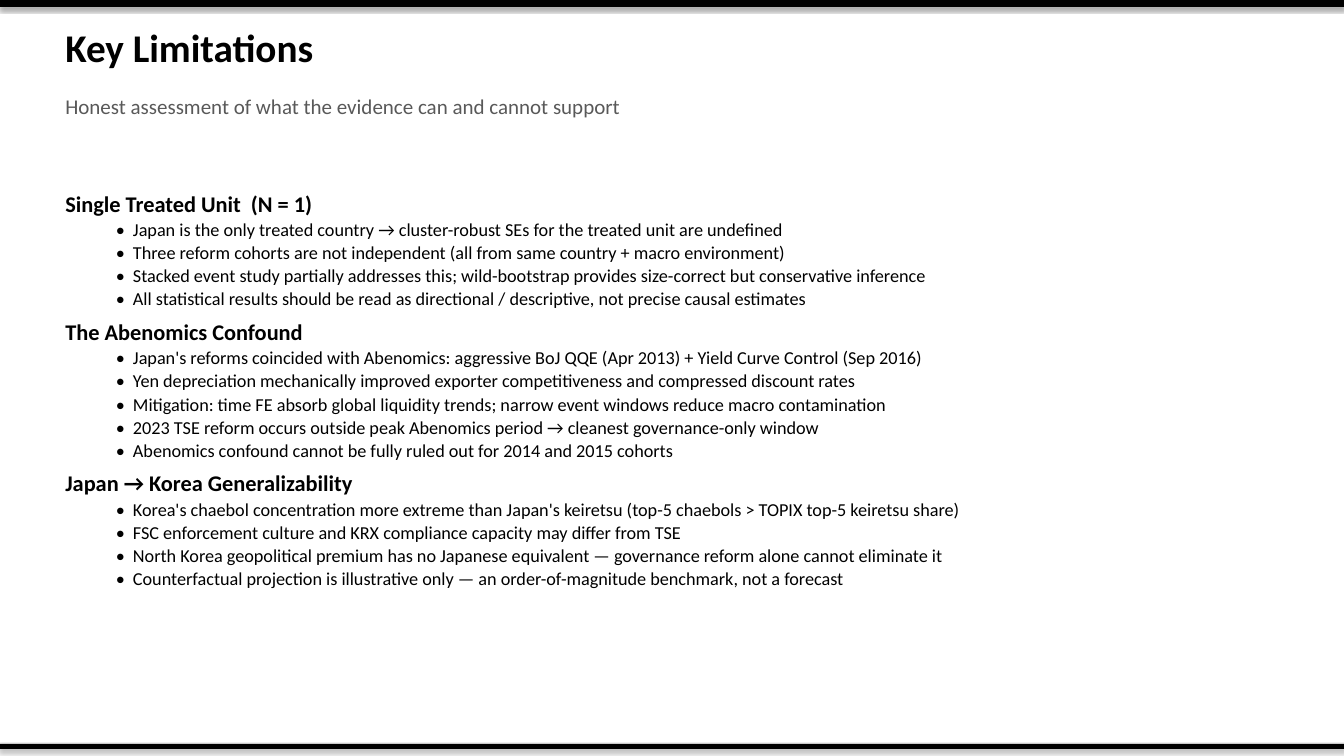
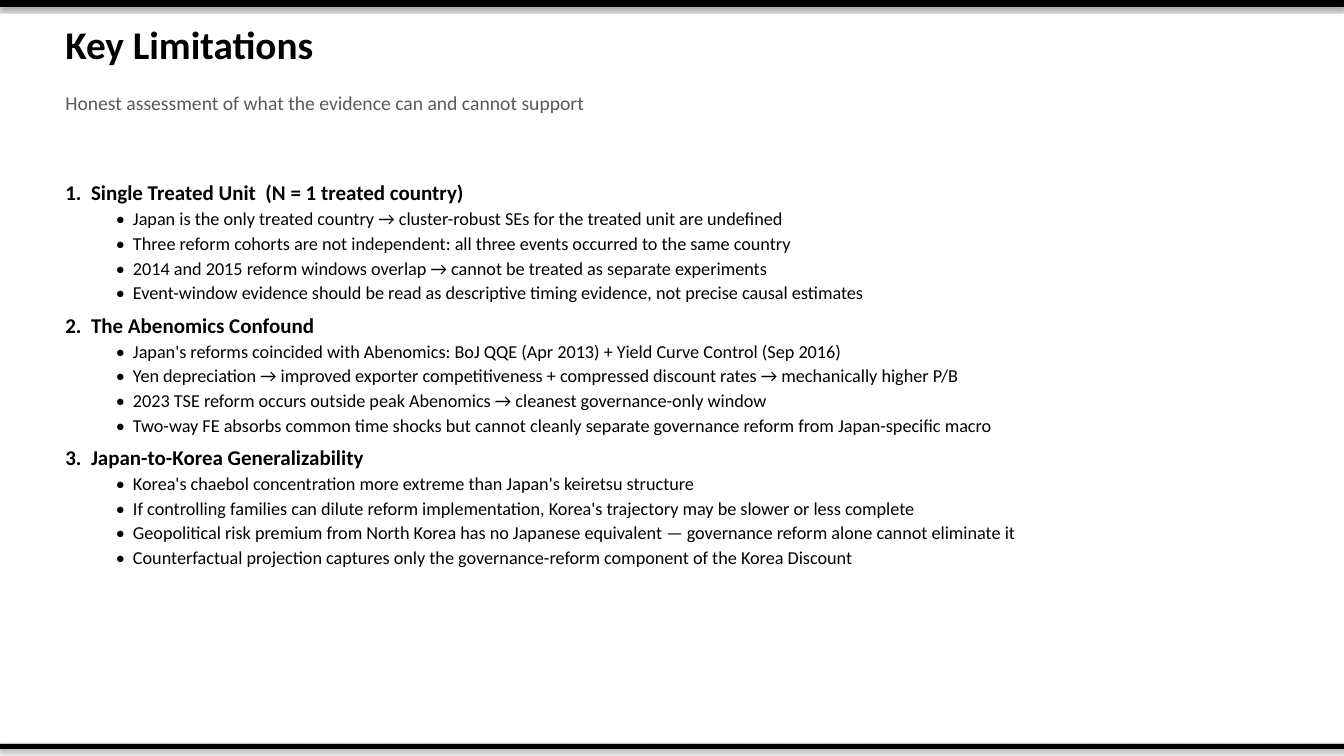
Before and after one commit to dandan002/kor-discount, a slide deck: slide 21 of output/korea_discount_slides.pptx (slide 8 before the commit). Drawn at 1344x756 pixels with LibreOffice and Linux fonts; fonts in the diff are those of the drawing. Boxes give left, top, right and bottom in pixels: in the first picture for what was removed or moved away, otherwise in the second. Text is boxed around its words. In the diff, an @@ line names an element or a change of style, - is before the commit and + after.

```diff
--- a/output/korea_discount_slides.pptx
+++ b/output/korea_discount_slides.pptx
@@ text "Honest assessment of what the ..." at (x1=65, y1=96, x2=584, y2=113): size 15 to 14 pt @@
@@ text "1. Single Treated Unit (N ..." moved from (x1=65, y1=195, x2=959, y2=588) to (x1=65, y1=184, x2=1015, y2=567) @@
@@ text at (x1=65, y1=184, x2=464, y2=204): text changed; size 16 to 15 pt @@
-Single Treated Unit (N = 1)
+1. Single Treated Unit (N = 1 treated country)
@@ text at (x1=65, y1=237, x2=1015, y2=567): text changed @@
-  • Three reform cohorts are not independent (all from same country + macro environment)
-  • Stacked event study partially addresses this; wild-bootstrap provides size-correct but conservative inference
-  • All statistical results should be read as directional / descriptive, not precise causal estimates
-The Abenomics Confound
-  • Japan's reforms coincided with Abenomics: aggressive BoJ QQE (Apr 2013) + Yield Curve Control (Sep 2016)
-  • Yen depreciation mechanically improved exporter competitiveness and compressed discount rates
-  • Mitigation: time FE absorb global liquidity trends; narrow event windows reduce macro contamination
-  • 2023 TSE reform occurs outside peak Abenomics period → cleanest governance-only window
-  • Abenomics confound cannot be fully ruled out for 2014 and 2015 cohorts
-Japan → Korea Generalizability
-  • Korea's chaebol concentration more extreme than Japan's keiretsu (top-5 chaebols > TOPIX top-5 keiretsu share)
-  • FSC enforcement culture and KRX compliance capacity may differ from TSE
-  • North Korea geopolitical premium has no Japanese equivalent — governance reform alone cannot eliminate it
-  • Counterfactual projection is illustrative only — an order-of-magnitude benchmark, not a forecast
+  • Three reform cohorts are not independent: all three events occurred to the same country
+  • 2014 and 2015 reform windows overlap → cannot be treated as separate experiments
+  • Event-window evidence should be read as descriptive timing evidence, not precise causal estimates
+2. The Abenomics Confound
+  • Japan's reforms coincided with Abenomics: BoJ QQE (Apr 2013) + Yield Curve Control (Sep 2016)
+  • Yen depreciation → improved exporter competitiveness + compressed discount rates → mechanically higher P/B
+  • 2023 TSE reform occurs outside peak Abenomics → cleanest governance-only window
+  • Two-way FE absorbs common time shocks but cannot cleanly separate governance reform from Japan-specific macro
+3. Japan-to-Korea Generalizability
+  • Korea's chaebol concentration more extreme than Japan's keiretsu structure
+  • If controlling families can dilute reform implementation, Korea's trajectory may be slower or less complete
+  • Geopolitical risk premium from North Korea has no Japanese equivalent — governance reform alone cannot eliminate it
+  • Counterfactual projection captures only the governance-reform component of the Korea Discount
@@ text at (x1=133, y1=212, x2=782, y2=228): more space between paragraphs @@
```
Also in this commit, not shown: 7 other slides changed, 16 slides added, 3 slides removed, 6 other files.
